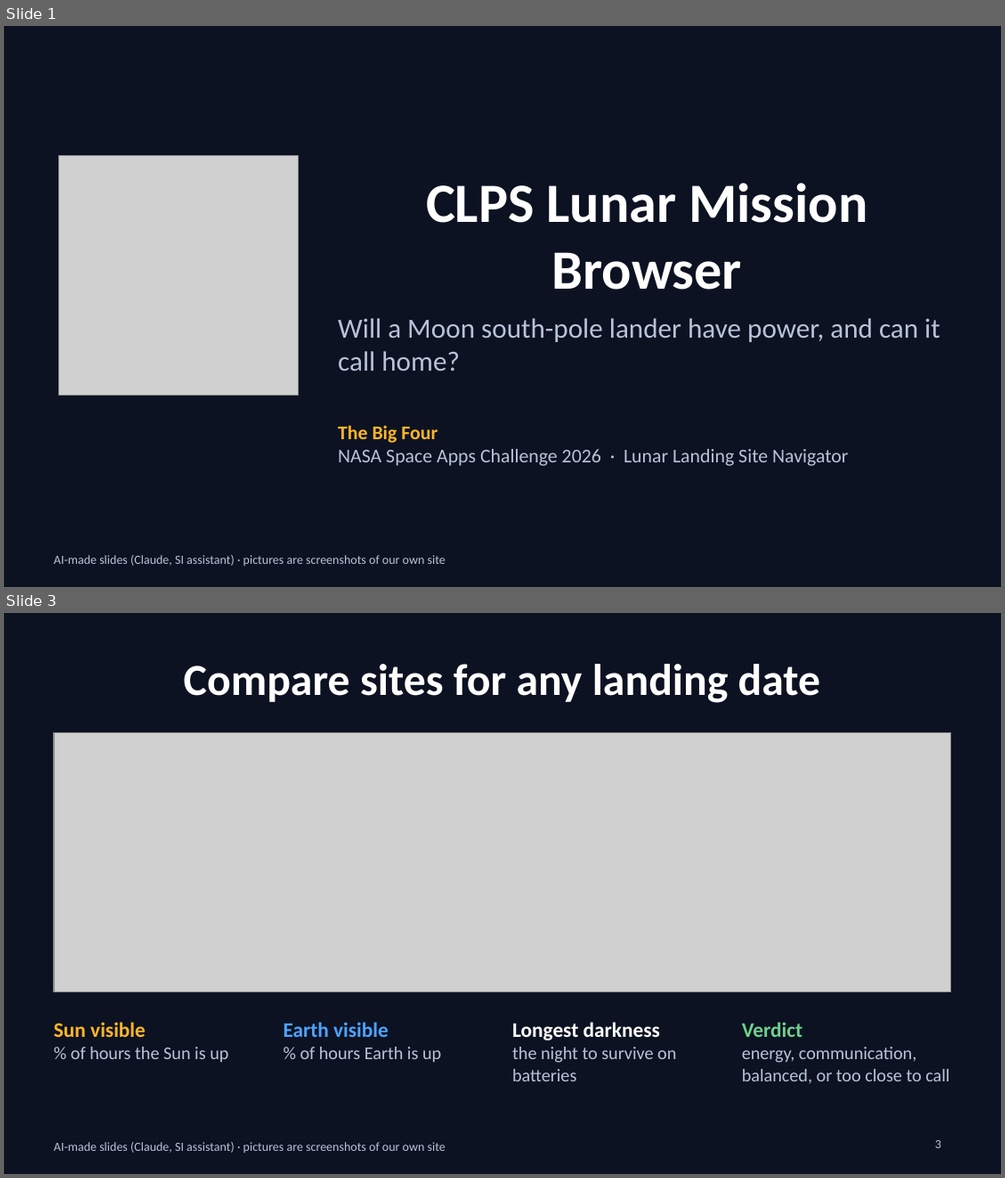
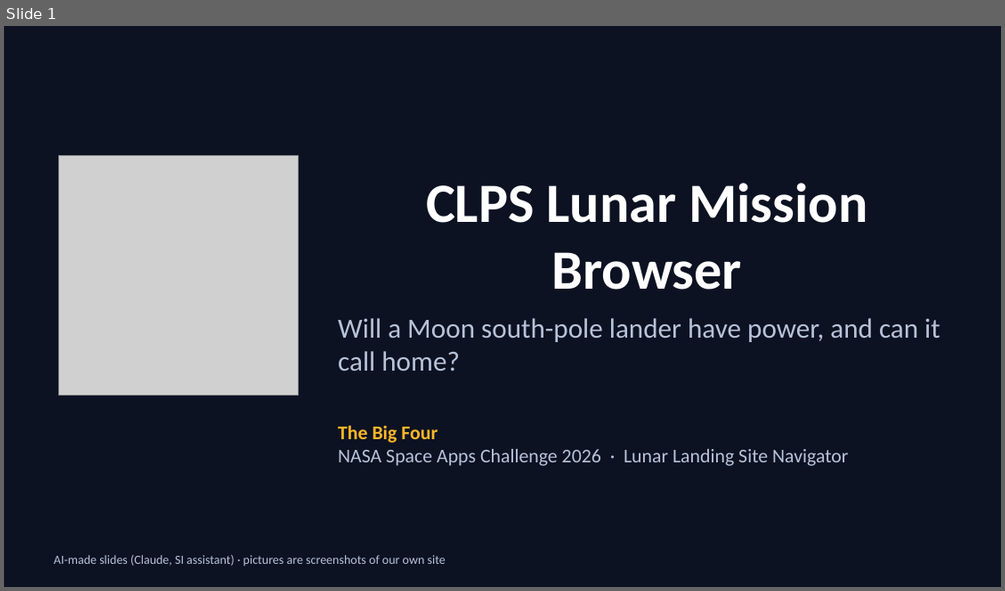
Before and after one commit to stevenjc2009-byte/clps-lunar-browser, a slide deck: docs/slides.pptx. Shown one above the other, each under a label of ours: slides 1 and 3 before the commit, slide 1 after it; the slides between them are not shown. The pictures are 1005x1178 and 1005x591 pixels, drawn with LibreOffice and Linux fonts; fonts in the diff are those of the drawing; grey boxes stand for pictures. Boxes give left, top, right and bottom in pixels: in the first picture for what was removed or moved away, otherwise in the second. Text is boxed around its words. In the diff, an @@ line names an element or a change of style, - is before the commit and + after.

```diff
--- a/docs/slides.pptx
+++ b/docs/slides.pptx
@@ slide 3 removed at [4, 613, 1001, 1174], background #0C1222; not listed: 1 template element that a slide beside it also shows @@
@@ title removed at [184, 664, 821, 703] @@
-Compare sites for any landing date
@@ picture removed at [54, 732, 951, 992] @@
@@ text removed at [54, 1022, 228, 1062] @@
-Sun visible
-% of hours the Sun is up
@@ text removed at [283, 1022, 441, 1062] @@
-Earth visible
-% of hours Earth is up
@@ text removed at [512, 1022, 676, 1081] @@
-Longest darkness
-the night to survive on batteries
@@ text removed at [742, 1022, 949, 1083] @@
-Verdict
-energy, communication, balanced, or too close to call
@@ page number removed at [935, 1140, 941, 1148] @@
-3
```
Also in this commit, not shown: 2 slides changed, 4 slides added, 3 other slides removed, 17 other files.
